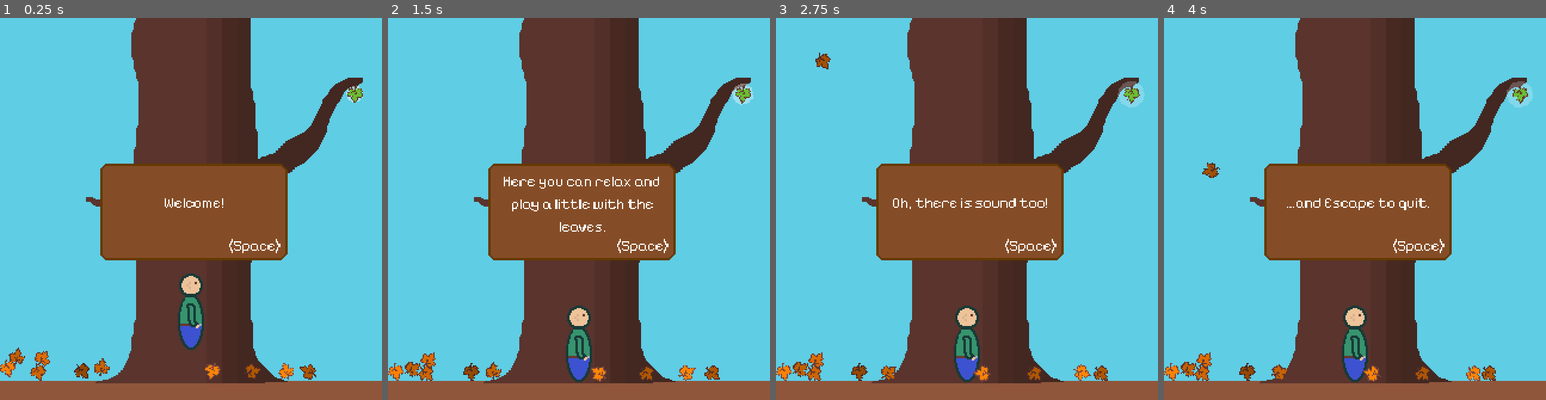
Above: before the commit, frames 1-4 (left to right).
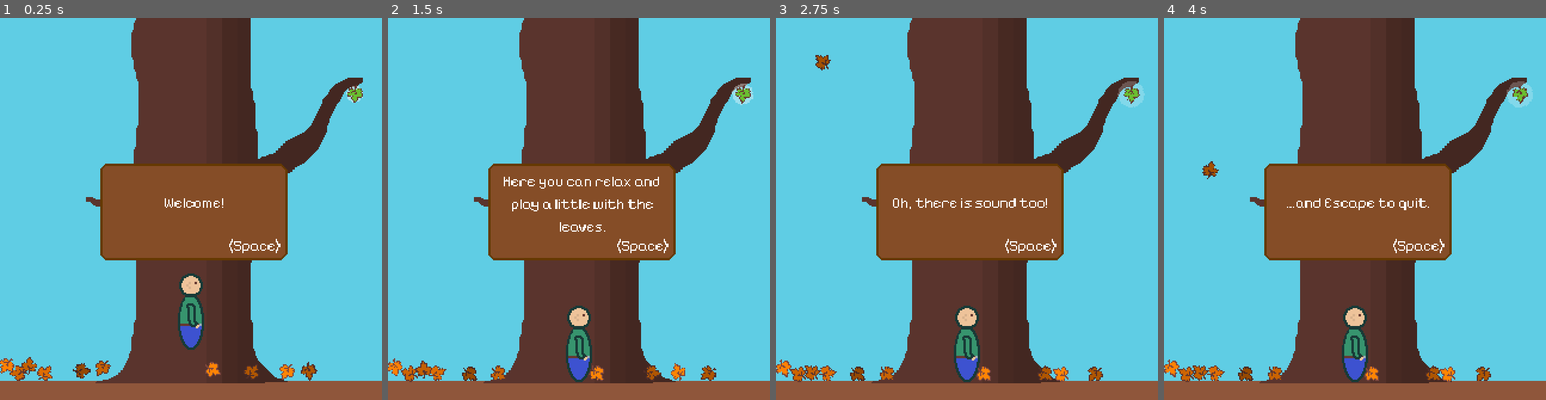
Above: after the commit, the same moments.

Repository: FluffySpectre/playintheleaves
Game: Godot game, scene res://game.tscn
Same seed, same stepped clock (60 frames per second), same inputs: the game is played once before the commit and once after it.
Inputs:
- Up to frame 1 (0.25 s): no input
- Up to frame 2 (1.5 s): hold Shift (run) 0.53-1.28 s; hold D (right) from 0.53 s (still down); tap Space (jump) at 0.77 s; tap Shift (run) at 1.35 s
- Up to frame 3 (2.75 s): tap Space (jump) at 1.52 s; release D (right) at 2.03 s; hold A (left) from 2.03 s (still down); hold Shift (run) from 2.03 s (still down)
- Up to frame 4 (4 s): release A (left) at 2.78 s; release Shift (run) at 2.78 s; hold D (right) from 2.78 s (still down); tap Shift (run) at 2.85 s; tap Space (jump) at 3.02, 3.77 s; hold Shift (run) from 3.53 s (still down)

The runs differ from the first frame. In frame 1, 1.1% of the frame differs, in the area x 0-84%, y 86-95%; in frame 2, 1.2%; in frame 3, 1.4%; in frame 4, 1.4%, in the area x 0-87%, y 37-96%.

Commit message:
Optimized the collider of the leaves

Diff:
--- a/game/scenes/leaf_rigid.tscn
+++ b/game/scenes/leaf_rigid.tscn
@@ -15,7 +15,7 @@
 
 [node name="CollisionPolygon2D" type="CollisionPolygon2D" parent="."]
 scale = Vector2(0.5, 0.5)
-polygon = PackedVector2Array(-1, -9, 0, -12, 2, -12, 6, -12, 6, -13, 8, -13, 8, -6, 10, -4, 6, -2, 6, 0, 10, 0, 13, 3, 11, 8, 7, 8, 6, 10, 6, 12, 4, 12, -1, 10, -4, 10, -7, 13, -10, 13, -10, 11, -6, 9, -6, 7, -8, 7, -13, 3, -13, 1, -11, -1, -11, -3, -12, -3, -12, -5, -10, -5, -10, -9, -9, -11, -7, -11, -6, -9, -4, -7, -1, -7)
+polygon = PackedVector2Array(0, -12, 4, -12, 8, -14, 8, -6, 10, -4, 6, -2, 6, 0, 10, 0, 12, 4, 10, 6, 6, 8, 6, 12, 0, 10, -4, 10, -6, 12, -10, 12, -10, 10, -8, 8, -8, 6, -12, 4, -12, -5, -10, -5, -10, -10, -4, -10, -4, -8, 0, -8)
 
 [node name="Sprite2D" type="Sprite2D" parent="."]
 texture = ExtResource("1_up7pm")
